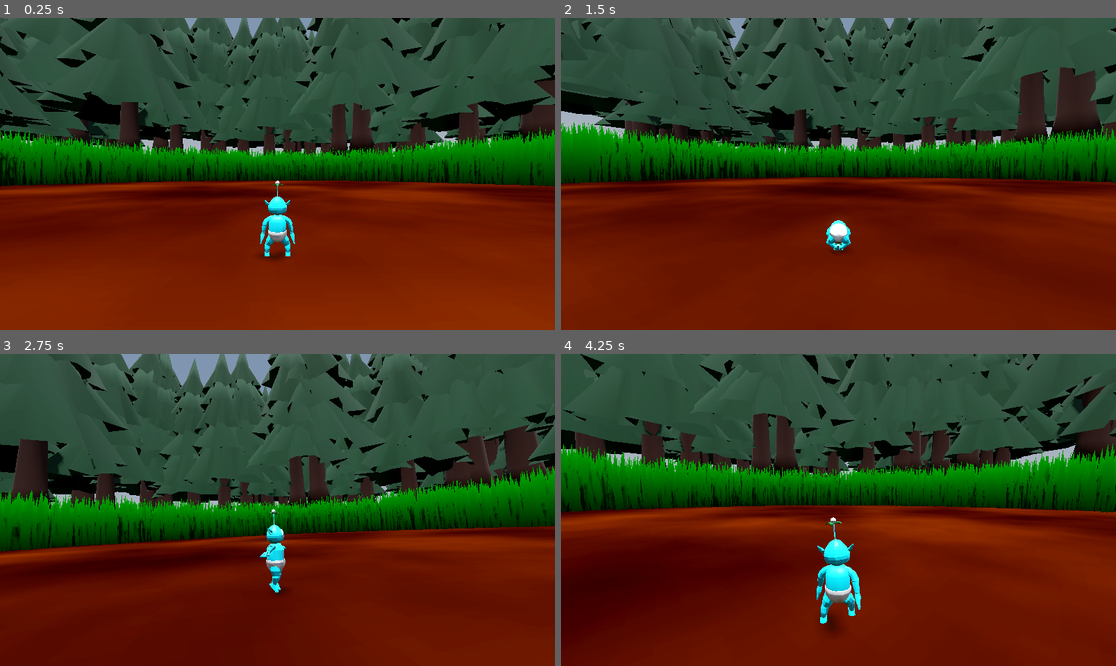
Above: before the commit, frames 1-4 (two rows, left to right).
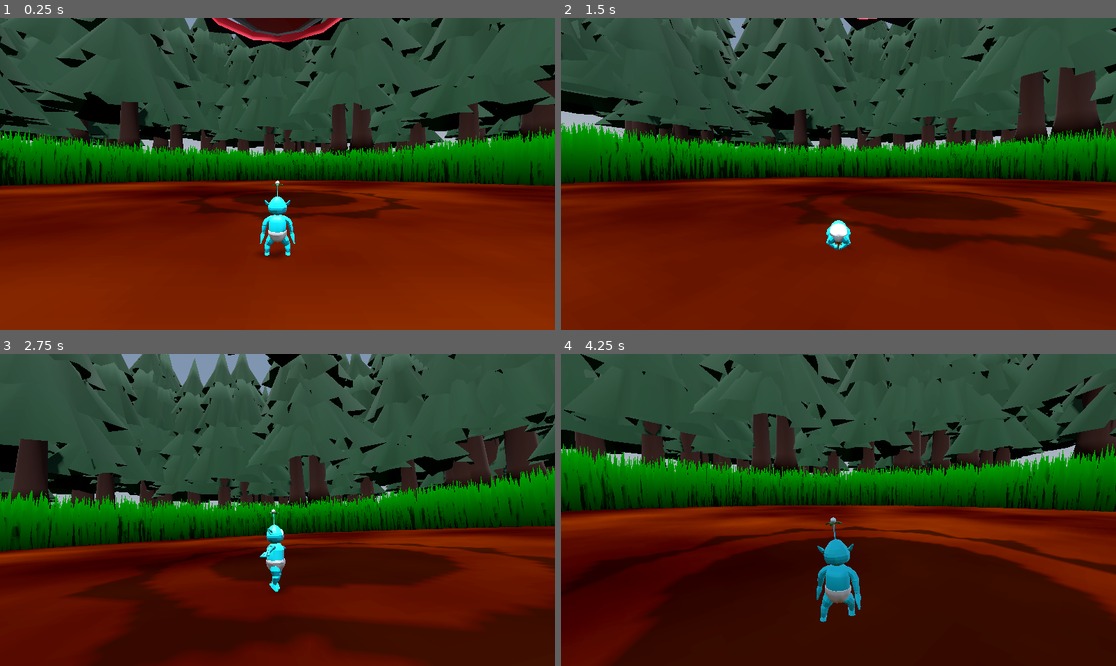
Above: after the commit, the same moments.

Repository: Mushroom-Queen/AlienBaby
Game: Godot game, scene res://level.tscn
Same seed, same stepped clock (60 frames per second), same inputs: the game is played once before the commit and once after it.
Inputs (mouse positions are in pixels of both pictures, inside the frame that each line leads up to):
- Up to frame 1 (0.25 s): no input
- Up to frame 2 (1.5 s): tap Enter (ui_accept) at 0.5, 0.77 s; move the mouse to (866, 174) at 0.52 s; hold W (forward) from 0.53 s (still down); click (866, 174) at 0.6 s; move the mouse to (810, 174) at 1.27 s; tap Space (roll) at 1.35 s
- Up to frame 3 (2.75 s): keep holding W (forward); tap Enter (ui_accept) at 1.52 s; move the mouse to (288, 503) at 2.02 s; hold Middle mouse button (spin) from 2.03 s (still down)
- Up to frame 4 (4.25 s): keep holding W (forward); move the mouse to (832, 516) at 2.77 s; release Middle mouse button (spin) at 2.78 s; tap Mouse wheel down (zoom_in) at 2.85 s; tap Enter (ui_accept) at 3.02, 3.77 s; move the mouse to (877, 513) at 3.52 s; hold Mouse wheel up (zoom_out) from 3.53 s (still down)

The runs differ from the first frame. In frame 1, 3.4% of the frame differs, in the area x 0-100%, y 0-78%; in frame 2, 5.1%; in frame 3, 16%; in frame 4, 30%, in the area x 0-100%, y 0-100%.

Commit message:
Init 1/2 done ship setup

Diff:
--- /dev/null
+++ b/enemy_boss_ship.gd
@@ -0,0 +1,17 @@
+extends Node3D
+
+@onready var core = $core
+@onready var rim = $core/joint/rim
+@onready var joint = $core/joint
+
+# Called when the node enters the scene tree for the first time.
+func _ready() -> void:
+	rim.angular_velocity.y = 1
+
+
+
+func _physics_process(delta: float) -> void:
+	core.rotation = core.rotation.lerp(Vector3(0,0,0), delta)
+# Called every frame. 'delta' is the elapsed time since the previous frame.
+func _process(delta: float) -> void:
+	pass
--- /dev/null
+++ b/enemy_boss_ship.tscn
@@ -0,0 +1,125 @@
+[gd_scene load_steps=6 format=3 uid="uid://dbdmsxikfyete"]
+
+[ext_resource type="PackedScene" uid="uid://dgnygf6en7fhx" path="res://enemy_boss_ship.glb" id="1_c2iaj"]
+[ext_resource type="Script" path="res://enemy_boss_ship.gd" id="1_f0ikg"]
+[ext_resource type="Material" uid="uid://cdp24dkx2gdck" path="res://materials/gun_glass.tres" id="2_5bbej"]
+
+[sub_resource type="CylinderShape3D" id="CylinderShape3D_qkxhw"]
+height = 1.14
+radius = 1.035
+
+[sub_resource type="BoxShape3D" id="BoxShape3D_sgwth"]
+size = Vector3(0.5, 0.17, 0.5)
+
+[node name="ship" type="Node3D"]
+script = ExtResource("1_f0ikg")
+
+[node name="core" type="RigidBody3D" parent="."]
+gravity_scale = 0.01
+
+[node name="CollisionShape3D" type="CollisionShape3D" parent="core"]
+transform = Transform3D(1, 0, 0, 0, 1, 0, 0, 0, 1, 0, 0.201879, 0)
+shape = SubResource("CylinderShape3D_qkxhw")
+
+[node name="enemy_boss_ship" parent="core" instance=ExtResource("1_c2iaj")]
+transform = Transform3D(0.285, 0, 0, 0, 0.285, 0, 0, 0, 0.285, 0, 0, 0)
+
+[node name="rim" parent="core/enemy_boss_ship" index="0"]
+visible = false
+
+[node name="L1" parent="core/enemy_boss_ship" index="2"]
+surface_material_override/0 = ExtResource("2_5bbej")
+
+[node name="L2" parent="core/enemy_boss_ship" index="3"]
+surface_material_override/0 = ExtResource("2_5bbej")
+
+[node name="L3" parent="core/enemy_boss_ship" index="4"]
+material_override = ExtResource("2_5bbej")
+
+[node name="L4" parent="core/enemy_boss_ship" index="5"]
+material_override = ExtResource("2_5bbej")
+
+[node name="joint" type="PinJoint3D" parent="core"]
+node_a = NodePath("..")
+node_b = NodePath("rim")
+
+[node name="rim" type="RigidBody3D" parent="core/joint"]
+gravity_scale = 0.0
+constant_torque = Vector3(0, 10, 0)
+
+[node name="enemy_boss_ship" parent="core/joint/rim" instance=ExtResource("1_c2iaj")]
+transform = Transform3D(0.35, 0, 0, 0, 0.35, 0, 0, 0, 0.35, 0, 0, 0)
+
+[node name="Main" parent="core/joint/rim/enemy_boss_ship" index="1"]
+visible = false
+
+[node name="L1" parent="core/joint/rim/enemy_boss_ship" index="2"]
+visible = false
+
+[node name="L2" parent="core/joint/rim/enemy_boss_ship" index="3"]
+visible = false
+
+[node name="L3" parent="core/joint/rim/enemy_boss_ship" index="4"]
+visible = false
+
+[node name="L4" parent="core/joint/rim/enemy_boss_ship" index="5"]
+visible = false
+
+[node name="CollisionShape3D2" type="CollisionShape3D" parent="core/joint/rim"]
+transform = Transform3D(0.707107, 0, -0.707107, 0, 1, 0, 0.707107, 0, 0.707107, 0, 0.141325, 1.44613)
+shape = SubResource("BoxShape3D_sgwth")
+
+[node name="CollisionShape3D3" type="CollisionShape3D" parent="core/joint/rim"]
+transform = Transform3D(0.707107, 0, -0.707107, 0, 1, 0, 0.707107, 0, 0.707107, 0, 0.141325, -1.4341)
+shape = SubResource("BoxShape3D_sgwth")
+
+[node name="CollisionShape3D4" type="CollisionShape3D" parent="core/joint/rim"]
+transform = Transform3D(0.25978, 0, -0.965668, 0, 1, 0, 0.965668, 0, 0.25978, -0.718818, 0.141325, 1.25391)
+shape = SubResource("BoxShape3D_sgwth")
+
+[node name="CollisionShape3D5" type="CollisionShape3D" parent="core/joint/rim"]
+transform = Transform3D(0.25978, 0, -0.965668, 0, 1, 0, 0.965668, 0, 0.25978, 0.718818, 0.141325, -1.24188)
+shape = SubResource("BoxShape3D_sgwth")
+
+[node name="CollisionShape3D6" type="CollisionShape3D" parent="core/joint/rim"]
+transform = Transform3D(-0.257858, 0, -0.966183, 0, 1, 0, 0.966183, 0, -0.257858, -1.24646, 0.141325, 0.727313)
+shape = SubResource("BoxShape3D_sgwth")
+
+[node name="CollisionShape3D7" type="CollisionShape3D" parent="core/joint/rim"]
+transform = Transform3D(-0.257858, 0, -0.966183, 0, 1, 0, 0.966183, 0, -0.257858, 1.24646, 0.141325, -0.715286)
+shape = SubResource("BoxShape3D_sgwth")
+
+[node name="CollisionShape3D8" type="CollisionShape3D" parent="core/joint/rim"]
+transform = Transform3D(-0.706403, 0, -0.70781, 0, 1, 0, 0.70781, 0, -0.706403, -1.44012, 0.141325, 0.00744641)
+shape = SubResource("BoxShape3D_sgwth")
+
+[node name="CollisionShape3D9" type="CollisionShape3D" parent="core/joint/rim"]
+transform = Transform3D(-0.706403, 0, -0.70781, 0, 1, 0, 0.70781, 0, -0.706403, 1.44012, 0.141325, 0.00458109)
+shape = SubResource("BoxShape3D_sgwth")
+
+[node name="CollisionShape3D10" type="CollisionShape3D" parent="core/joint/rim"]
+transform = Transform3D(-0.965668, 0, -0.25978, 0, 1, 0, 0.25978, 0, -0.965668, -1.24789, 0.141325, -0.712804)
+shape = SubResource("BoxShape3D_sgwth")
+
+[node name="CollisionShape3D11" type="CollisionShape3D" parent="core/joint/rim"]
+transform = Transform3D(-0.965668, 0, -0.25978, 0, 1, 0, 0.25978, 0, -0.965668, 1.24789, 0.141325, 0.724832)
+shape = SubResource("BoxShape3D_sgwth")
+
+[node name="CollisionShape3D12" type="CollisionShape3D" parent="core/joint/rim"]
+transform = Transform3D(-0.966183, 0, 0.257858, 0, 1, 0, -0.257858, 0, -0.966183, -0.721299, 0.141325, -1.24045)
+shape = SubResource("BoxShape3D_sgwth")
+
+[node name="CollisionShape3D13" type="CollisionShape3D" parent="core/joint/rim"]
+transform = Transform3D(-0.966183, 0, 0.257858, 0, 1, 0, -0.257858, 0, -0.966183, 0.721299, 0.141325, 1.25248)
+shape = SubResource("BoxShape3D_sgwth")
+
+[node name="CollisionShape3D14" type="CollisionShape3D" parent="core/joint/rim"]
+transform = Transform3D(-0.966183, 0, 0.257858, 0, 1, 0, -0.257858, 0, -0.966183, -0.721299, 0.141325, -1.24045)
+shape = SubResource("BoxShape3D_sgwth")
+
+[node name="CollisionShape3D15" type="CollisionShape3D" parent="core/joint/rim"]
+transform = Transform3D(-0.966183, 0, 0.257858, 0, 1, 0, -0.257858, 0, -0.966183, 0.721299, 0.141325, 1.25248)
+shape = SubResource("BoxShape3D_sgwth")
+
+[editable path="core/enemy_boss_ship"]
+[editable path="core/joint/rim/enemy_boss_ship"]
--- a/level.tscn
+++ b/level.tscn
@@ -1,9 +1,10 @@
-[gd_scene load_steps=9 format=3 uid="uid://bbifcfy8xulk7"]
+[gd_scene load_steps=10 format=3 uid="uid://bbifcfy8xulk7"]
 
 [ext_resource type="PackedScene" uid="uid://dqmsn6rv6ppgx" path="res://player.tscn" id="1_55w0c"]
 [ext_resource type="PackedScene" uid="uid://cj2gr1pk6ycu6" path="res://ground_grass_import.tscn" id="2_jx0al"]
 [ext_resource type="PackedScene" uid="uid://div2thil5r16p" path="res://ground_dirt_import.tscn" id="3_urap5"]
 [ext_resource type="PackedScene" uid="uid://b5y0885efv1ss" path="res://ground_trees_import.tscn" id="4_casq8"]
+[ext_resource type="PackedScene" uid="uid://dbdmsxikfyete" path="res://enemy_boss_ship.tscn" id="5_s7o6r"]
 
 [sub_resource type="ProceduralSkyMaterial" id="ProceduralSkyMaterial_1viwp"]
 sky_horizon_color = Color(0.64625, 0.65575, 0.67075, 1)
@@ -40,8 +41,11 @@
 
 [node name="ground_trees" parent="." instance=ExtResource("4_casq8")]
 
-[node name="staticBody3D" type="StaticBody3D" parent="."]
+[node name="ground" type="StaticBody3D" parent="."]
 
-[node name="CollisionShape3D" type="CollisionShape3D" parent="staticBody3D"]
-transform = Transform3D(1, 0, 0, 0, 1, 0, 0, 0, 1, 0, -0.25, 0)
-shape = SubResource("BoxShape3D_3pnei")
+[node name="CollisionShape3D" type="CollisionShape3D" parent="ground"]
+transform = Transform3D(1, 0, 0, 0, 1, 0, 0, 0, 1, 0, -0.505, 0)
+shape = SubResource("BoxShape3D_kr0ry")
+
+[node name="ship" parent="." instance=ExtResource("5_s7o6r")]
+transform = Transform3D(1, 0, 0, 0, 1, 0, 0, 0, 1, 0, 3.22829, 0)
--- /dev/null
+++ b/materials/gun_glass.tres
@@ -0,0 +1,5 @@
+[gd_resource type="StandardMaterial3D" format=3 uid="uid://cdp24dkx2gdck"]
+
+[resource]
+transparency = 4
+albedo_color = Color(1, 0, 0, 0.427451)
--- a/player.tscn
+++ b/player.tscn
@@ -76,7 +76,7 @@
 script = ExtResource("1_1k1m1")
 
 [node name="CollisionShape3D" type="CollisionShape3D" parent="."]
-transform = Transform3D(1, 0, 0, 0, 1, 0, 0, 0, 1, 0, -0.597, 0)
+transform = Transform3D(1, 0, 0, 0, 1, 0, 0, 0, 1, 0, -0.845442, 0)
 shape = SubResource("CapsuleShape3D_xn0j4")
 
 [node name="player" parent="." instance=ExtResource("2_do2bg")]
@@ -84,43 +84,43 @@
 
 [node name="Skeleton3D" parent="player/Armature" index="0"]
 transform = Transform3D(-1, 0, -8.74228e-08, 0, 1, 0, 8.74228e-08, 0, -1, 0, 0, 0)
-bones/0/position = Vector3(0, 0.156775, 0)
-bones/0/rotation = Quaternion(0, -0.0234902, 0, 0.999724)
-bones/1/rotation = Quaternion(-0.000340779, 1.2369e-05, -0.0161113, 0.99987)
+bones/0/position = Vector3(0, 0.163121, 0)
+bones/0/rotation = Quaternion(0, 0.0522463, 0, 0.998634)
+bones/1/rotation = Quaternion(-0.000340958, -6.26848e-06, 0.038544, 0.999257)
 bones/2/rotation = Quaternion(0.000340939, -6.91616e-06, -0.000231822, 1)
 bones/3/rotation = Quaternion(3.64557e-23, -1.59801e-22, 5.49072e-12, 1)
 bones/5/position = Vector3(0.0642403, 0.216765, 1.53161e-08)
-bones/5/rotation = Quaternion(0.651719, 0.226556, -0.66983, 0.274339)
+bones/5/rotation = Quaternion(0.679051, 0.302429, -0.639169, 0.197204)
 bones/6/rotation = Quaternion(0.287239, -1.65125e-07, -1.36703e-07, 0.957859)
 bones/6/scale = Vector3(1, 1, 1)
 bones/7/position = Vector3(0.0559364, 0.0181487, -0.000727577)
-bones/7/rotation = Quaternion(0.0616769, 0.16723, 0.944986, -0.274283)
+bones/7/rotation = Quaternion(-0.0266371, 0.355884, 0.894254, -0.270087)
 bones/7/scale = Vector3(0.999999, 1, 1)
-bones/8/rotation = Quaternion(-0.312539, 0.0718729, -0.226092, 0.919802)
+bones/8/rotation = Quaternion(-0.371484, 0.0692313, -0.268734, 0.885996)
 bones/8/scale = Vector3(1, 1, 1)
-bones/9/rotation = Quaternion(0.694996, -0.010405, -0.0386116, 0.7179)
+bones/9/rotation = Quaternion(0.617724, -0.0428506, -0.0109717, 0.78515)
 bones/9/scale = Vector3(1, 1, 1)
 bones/10/position = Vector3(-0.0642403, 0.216765, -1.53161e-08)
-bones/10/rotation = Quaternion(0.668891, -0.271653, 0.652844, 0.229313)
+bones/10/rotation = Quaternion(0.634149, -0.186098, 0.682179, 0.312819)
 bones/11/rotation = Quaternion(0.287239, 1.63435e-07, 1.31067e-07, 0.957859)
 bones/11/scale = Vector3(1, 1, 1)
 bones/12/position = Vector3(-0.0562189, 0.0170301, 0.00171231)
-bones/12/rotation = Quaternion(-0.00650686, 0.278866, 0.916378, 0.287128)
+bones/12/rotation = Quaternion(-0.0963978, 0.107607, 0.957787, 0.248541)
 bones/12/scale = Vector3(1, 1, 1)
-bones/13/rotation = Quaternion(-0.380238, -0.0748964, 0.27593, 0.879586)
-bones/14/rotation = Quaternion(0.678332, 0.0160152, 0.0104981, 0.734506)
+bones/13/rotation = Quaternion(-0.243534, -0.0809106, 0.176727, 0.950217)
+bones/14/rotation = Quaternion(0.68315, 0.0323096, 0.0528029, 0.72765)
 bones/14/scale = Vector3(1, 1, 1)
 bones/15/position = Vector3(0.102575, 0.112612, 0.259392)
 bones/15/scale = Vector3(1, 1, 1)
-bones/16/position = Vector3(0.104547, 0.0327922, 0.00411308)
+bones/16/position = Vector3(0.104547, 0.0518746, 0.0359989)
 bones/16/rotation = Quaternion(-0.00875622, 0.70983, -0.704263, 0.00882544)
 bones/17/position = Vector3(-0.102575, 0.112612, 0.259392)
 bones/17/scale = Vector3(1, 1, 1)
-bones/18/position = Vector3(-0.104547, 0.0398883, 0.019321)
+bones/18/position = Vector3(-0.104547, 0.0328369, 0.00424152)
 bones/18/rotation = Quaternion(0.00875622, 0.70983, -0.704263, -0.00882544)
 
 [node name="leafs" type="BoneAttachment3D" parent="player/Armature/Skeleton3D" index="20"]
-transform = Transform3D(0.998363, 0.0326458, -0.0469539, -0.0326819, 0.999466, -4.5176e-07, 0.0469288, 0.001535, 0.998897, 0.00904558, 0.6849, 0.000312677)
+transform = Transform3D(0.99162, -0.0761505, 0.104363, 0.0765685, 0.997064, 1.05899e-06, -0.104057, 0.00798989, 0.994539, -0.0213534, 0.690567, 0.00212731)
 bone_name = "leafs"
 bone_idx = 4
 
Not shown, added: enemy_boss_ship.glb.import
Not shown: 1 places in level.tscn that only renumber resources
Not shown, added: ship_laser.glb.import
